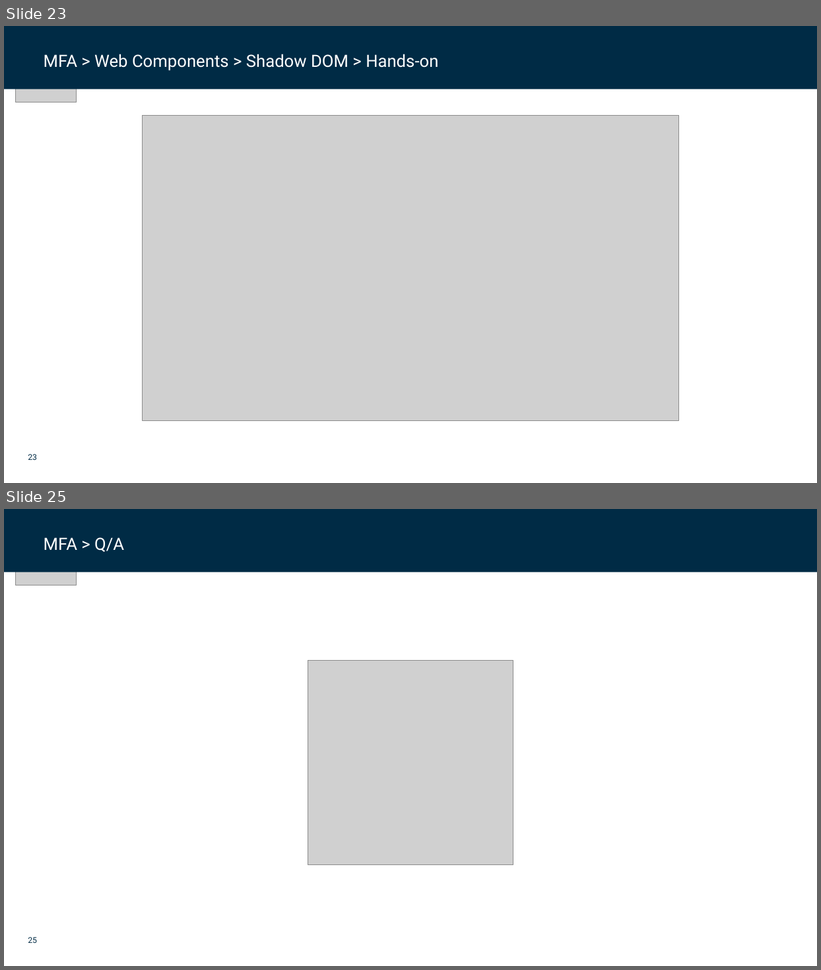
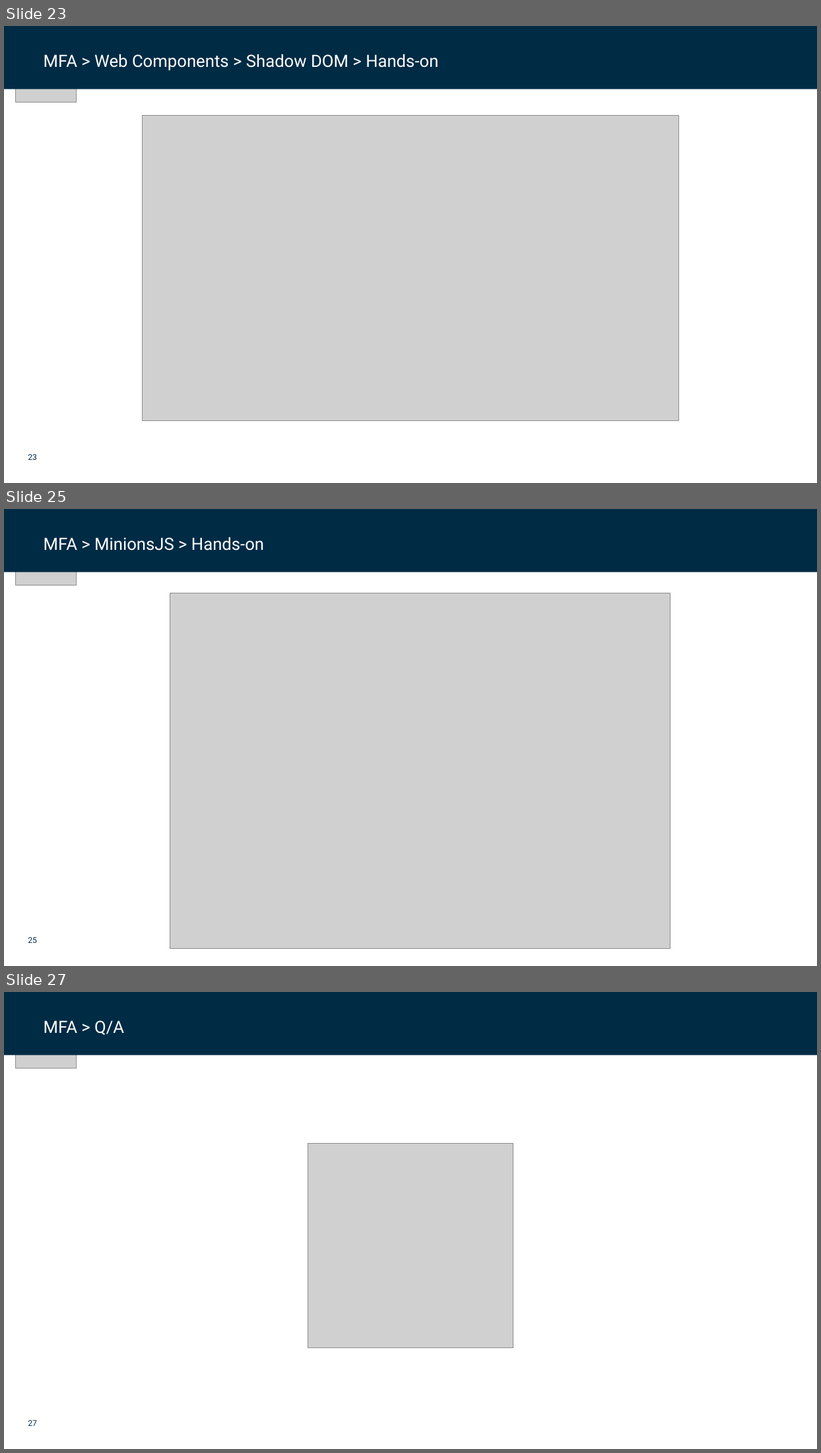
Before and after one commit to dfds/dojo, a slide deck: workshops/micro-frontend-architecture-deep-dive/micro_frontend_architecture_deep_dive.pptx. Shown one above the other, each under a label of ours: slides 23 and 25 before the commit, slides 23, 25 and 27 after it; the slides between them are not shown. The pictures are 821x970 and 821x1453 pixels, drawn with LibreOffice and Linux fonts; fonts in the diff are those of the drawing; grey boxes stand for pictures; background and template pictures are left out. Boxes give left, top, right and bottom in pixels: in the first picture for what was removed or moved away, otherwise in the second. Text is boxed around its words. In the diff, an @@ line names an element or a change of style, - is before the commit and + after.

```diff
--- a/workshops/micro-frontend-architecture-deep-dive/micro_frontend_architecture_deep_dive.pptx
+++ b/workshops/micro-frontend-architecture-deep-dive/micro_frontend_architecture_deep_dive.pptx
@@ slide 25 added at bbox=[4, 509, 817, 966], background #FFFFFF; not listed: 1 template element that a slide beside it also shows @@
@@ rectangle added at bbox=[4, 509, 817, 572], fill #002B45 @@
@@ picture added at bbox=[16, 509, 77, 586] @@
@@ text added at bbox=[44, 537, 264, 551], 20 pt, text #FFFFFF @@
+MFA > MinionsJS > Hands-on
@@ rectangle added at bbox=[736, 529, 797, 547], fill #002B45 @@
@@ picture added at bbox=[170, 593, 670, 949] @@
@@ what was slide 25 is now slide 27 @@
@@ page number at bbox=[28, 1420, 37, 1426]: text changed @@
-25
+27
```
Also in this commit, not shown: 4 slides changed, 1 other slide added.
